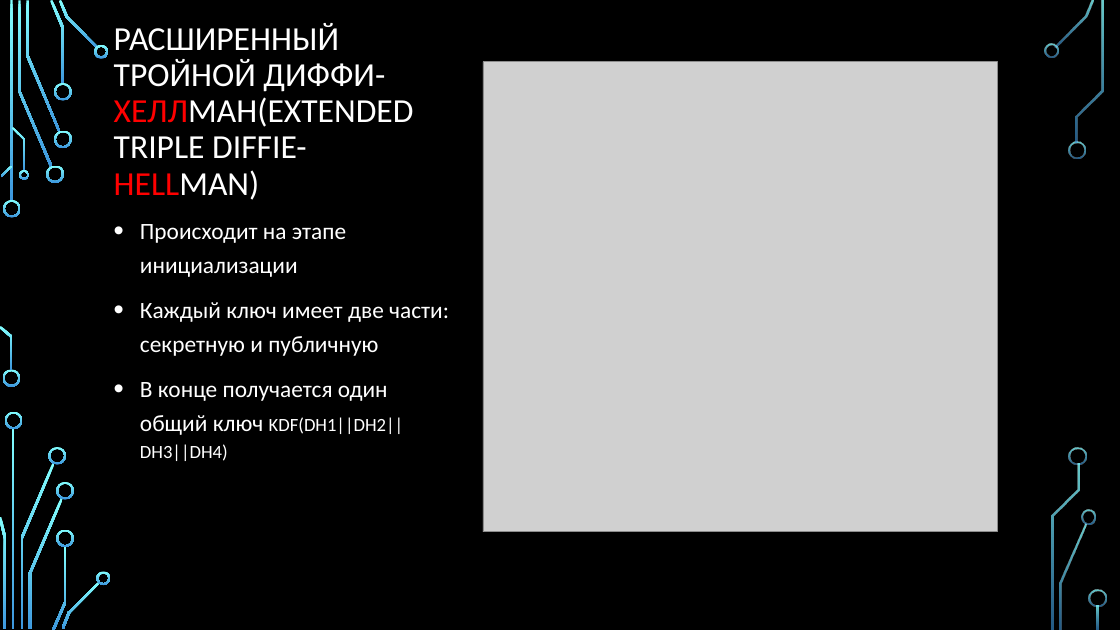
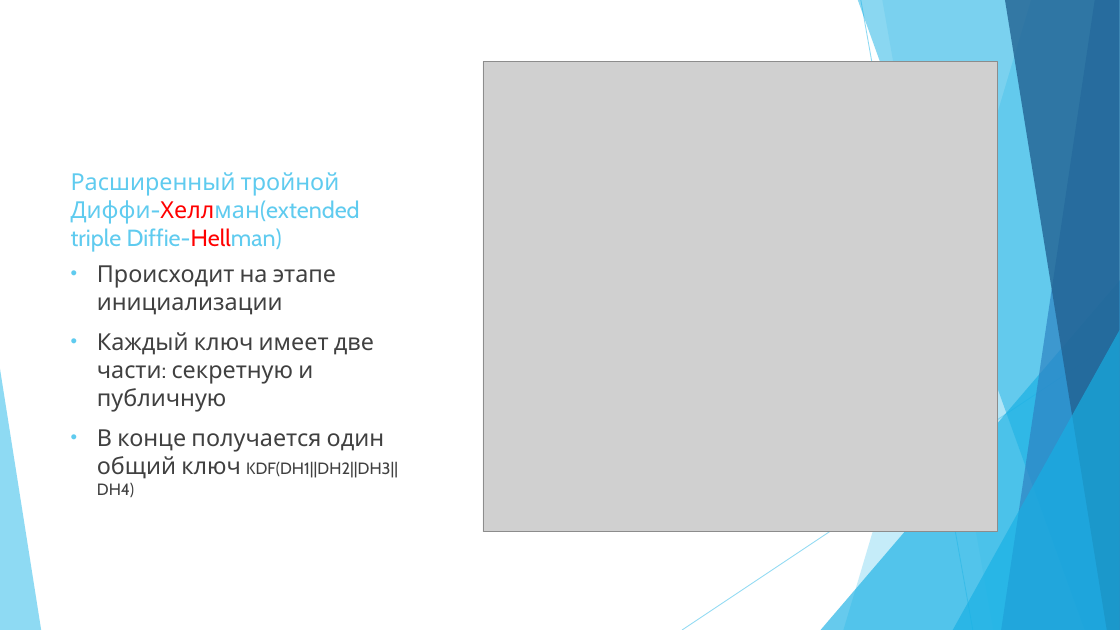
Before and after one commit to natallia-zzz/messenger_crypt, a slide deck: slide 8 of SignalProtocol.pptx (slide 4 before the commit). Drawn at 1120x630 pixels with LibreOffice and Linux fonts; fonts in the diff are those of the drawing; grey boxes stand for pictures; background and template pictures are left out. Boxes give left, top, right and bottom in pixels: in the first picture for what was removed or moved away, otherwise in the second. Text is boxed around its words. In the diff, an @@ line names an element or a change of style, - is before the commit and + after.

```diff
--- a/SignalProtocol.pptx
+++ b/SignalProtocol.pptx
@@ background picture (left out) to #FFFFFF @@
@@ title at (71, 172, 360, 252): text changed; size 28.8 to 20 pt; font Calibri to Cabin; text colour #FFFFFF to #5FCBEF @@
-РАСШИРЕННЫЙ ТРОЙНОЙ ДИФФИ-ХЕЛЛМАН(EXTENDED TRIPLE DIFFIE-HELLMAN)
+Расширенный тройной Диффи-Хеллман(extended triple Diffie-Hellman)
@@ text "Происходит на этапе инициализации": place and size @@
-text "Происходит на этапе инициализации" at (140, 224, 449, 461)
+text "Происходит на этапе инициализации" at (97, 265, 398, 497)
@@ text "Происходит на этапе инициализации" at (97, 265, 398, 497): font Calibri to Cabin, text colour #FFFFFF to #404040; size 16 to 14 pt in "KDF(DH1||DH2||DH3||DH4)"; line spacing 1.2 to 1 @@
@@ group added at (0, 0, 1120, 630): 5 freeform shapes, 3 triangles, 2 lines @@
@@ group removed at (0, 0, 1107, 630): 33 freeform shapes, 3 rectangles @@
```
Also in this commit, not shown: 13 other slides changed, 5 slides added, 1 slide removed, 2 other files.
